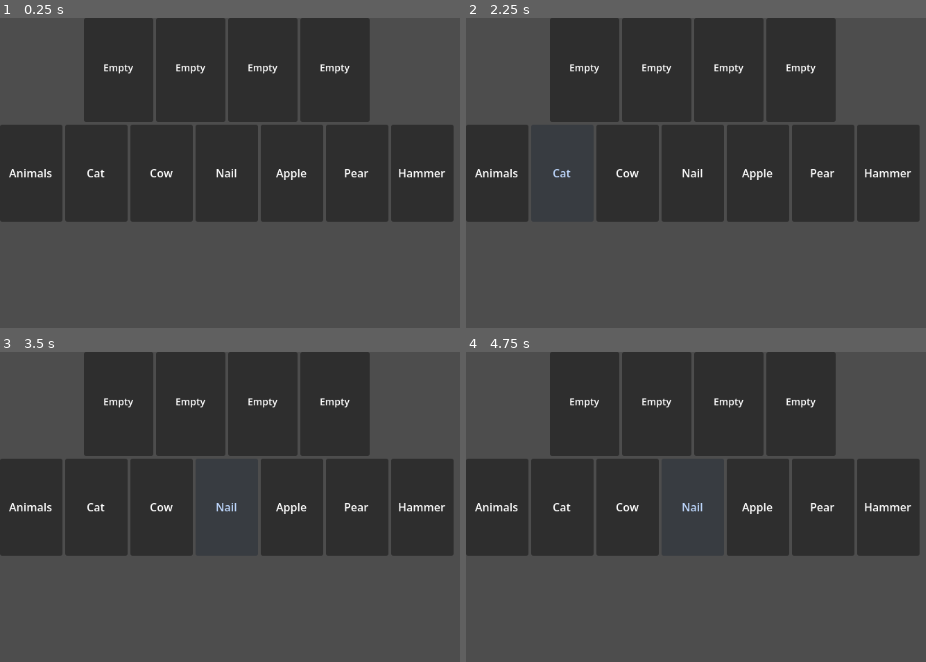
Above: before the commit, frames 1-4 (two rows, left to right).
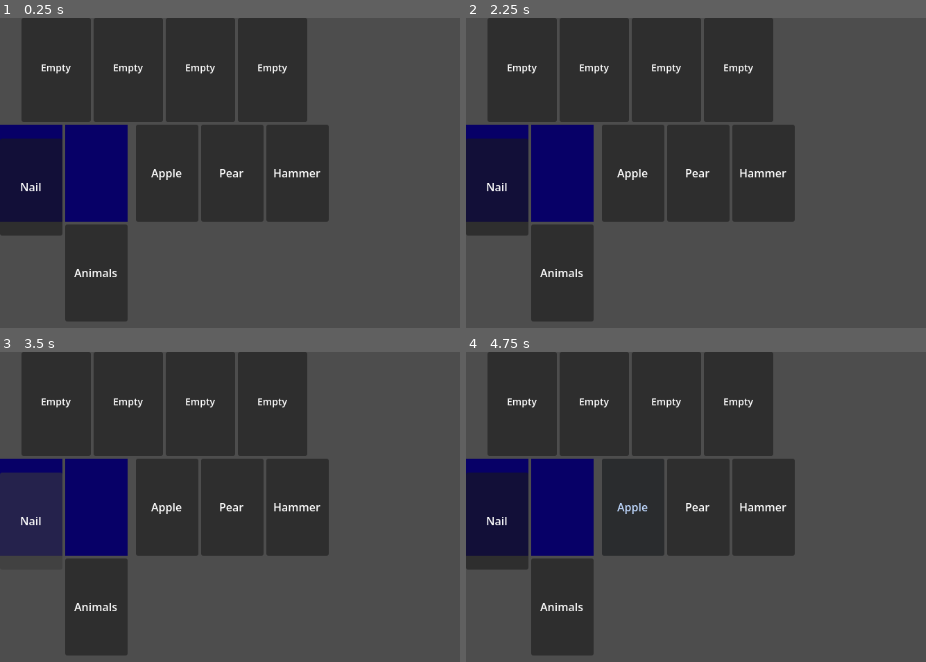
Above: after the commit, the same moments.

Repository: Crevlm/WordSolitaire
Game: Godot game, scene res://scenes/board.tscn
Same seed, same stepped clock (60 frames per second), same inputs: the game is played once before the commit and once after it. The project has no main scene, so this scene is started directly.
Inputs (mouse positions are in pixels of both pictures, inside the frame that each line leads up to):
- Up to frame 1 (0.25 s): no input
- Up to frame 2 (2.25 s): click "Animals" at 0.5 s; click (498, 173) at 1.25 s, where only the run after the commit has a clickable "Dog"; click (562, 173) at 2 s, where only the run before the commit has a clickable "Cat"
- Up to frame 3 (3.5 s): click "Nail" at 2.75 s
- Up to frame 4 (4.75 s): click (627, 507) at 3.5 s, where only the run before the commit has a clickable "Cow"; click "Nail" (after the commit: "Dog") at 4.25 s

The runs differ from the first frame. In frame 1, 33% of the frame differs, in the area x 0-99%, y 0-98%; in frame 2, 33%; in frame 3, 33%; in frame 4, 33%.

Commit message:
Added Card Backs and Began TableauColumn Control

Diff:
--- a/scenes/Card.tscn
+++ b/scenes/Card.tscn
@@ -10,6 +10,15 @@
 word = "Hammer"
 category = "Tools"
 
+[node name="CardBack" type="ColorRect" parent="." unique_id=2012565003]
+layout_mode = 1
+anchors_preset = 15
+anchor_right = 1.0
+anchor_bottom = 1.0
+grow_horizontal = 2
+grow_vertical = 2
+color = Color(0.027988922, 8.4228816e-07, 0.4042915, 1)
+
 [node name="WordLabel" type="Label" parent="." unique_id=1180846392]
 layout_mode = 0
 offset_top = 1.0
--- a/scenes/board.tscn
+++ b/scenes/board.tscn
@@ -39,40 +39,43 @@
 [node name="Tableau" type="HBoxContainer" parent="MainLayout" unique_id=924111302]
 layout_mode = 2
 
-[node name="Column1" type="VBoxContainer" parent="MainLayout/Tableau" unique_id=1486628751]
+[node name="Column1" type="VBoxContainer" parent="MainLayout/Tableau" unique_id=1373387894]
+layout_mode = 2
+theme_override_constants/separation = -120
+
+[node name="Card3" parent="MainLayout/Tableau/Column1" unique_id=1606529656 instance=ExtResource("1_bw3vb")]
+layout_mode = 2
+word = "Cow"
+category = "Animals"
+is_face_down = true
+
+[node name="Card4" parent="MainLayout/Tableau/Column1" unique_id=617339873 instance=ExtResource("1_bw3vb")]
+layout_mode = 2
+word = "Nail"
+
+[node name="Column2" type="VBoxContainer" parent="MainLayout/Tableau" unique_id=1513865066]
 layout_mode = 2
 
-[node name="Card" parent="MainLayout/Tableau/Column1" unique_id=456300549 instance=ExtResource("1_bw3vb")]
+[node name="Card2" parent="MainLayout/Tableau/Column2" unique_id=276978670 instance=ExtResource("1_bw3vb")]
+layout_mode = 2
+word = "Cat"
+category = "Animals"
+is_face_down = true
+
+[node name="Card" parent="MainLayout/Tableau/Column2" unique_id=456300549 instance=ExtResource("1_bw3vb")]
 layout_mode = 2
 word = "Animals"
 category = "Animals"
 is_category_card = true
 required_count = 2
 
-[node name="Column2" type="VBoxContainer" parent="MainLayout/Tableau" unique_id=184273771]
+[node name="Column3" type="VBoxContainer" parent="MainLayout/Tableau" unique_id=93828439]
 layout_mode = 2
 
-[node name="Card" parent="MainLayout/Tableau/Column2" unique_id=276978670 instance=ExtResource("1_bw3vb")]
-layout_mode = 2
-word = "Cat"
-category = "Animals"
-
-[node name="Column3" type="VBoxContainer" parent="MainLayout/Tableau" unique_id=155470765]
+[node name="Column4" type="VBoxContainer" parent="MainLayout/Tableau" unique_id=1026247948]
 layout_mode = 2
 
-[node name="Card" parent="MainLayout/Tableau/Column3" unique_id=1606529656 instance=ExtResource("1_bw3vb")]
-layout_mode = 2
-word = "Cow"
-category = "Animals"
-
-[node name="Column4" type="VBoxContainer" parent="MainLayout/Tableau" unique_id=595550167]
-layout_mode = 2
-
-[node name="Card2" parent="MainLayout/Tableau/Column4" unique_id=617339873 instance=ExtResource("1_bw3vb")]
-layout_mode = 2
-word = "Nail"
-
-[node name="Column5" type="VBoxContainer" parent="MainLayout/Tableau" unique_id=1952225119]
+[node name="Column5" type="VBoxContainer" parent="MainLayout/Tableau" unique_id=1350186016]
 layout_mode = 2
 
 [node name="Card" parent="MainLayout/Tableau/Column5" unique_id=1933959540 instance=ExtResource("1_bw3vb")]
@@ -80,7 +83,7 @@
 word = "Apple"
 category = "Fruit"
 
-[node name="Column6" type="VBoxContainer" parent="MainLayout/Tableau" unique_id=514835604]
+[node name="Column6" type="VBoxContainer" parent="MainLayout/Tableau" unique_id=775079338]
 layout_mode = 2
 
 [node name="Card" parent="MainLayout/Tableau/Column6" unique_id=739165022 instance=ExtResource("1_bw3vb")]
@@ -88,7 +91,7 @@
 word = "Pear"
 category = "Fruit"
 
-[node name="Column7" type="VBoxContainer" parent="MainLayout/Tableau" unique_id=40607983]
+[node name="Column7" type="VBoxContainer" parent="MainLayout/Tableau" unique_id=498421731]
 layout_mode = 2
 
 [node name="Card" parent="MainLayout/Tableau/Column7" unique_id=1603665433 instance=ExtResource("1_bw3vb")]
--- a/scripts/board.gd
+++ b/scripts/board.gd
@@ -29,3 +29,19 @@
 	selected_card = card
 	card.set_selected(true)
 	print("Selected: " + card.word)
+
+func reveal_top_card(column):
+	print("Reveal check on: " + column.name)
+
+	if column.get_child_count() == 0:
+		print("Column empty")
+		return
+
+	var top_card = column.get_child(column.get_child_count() - 1)
+	print("Top card is: " + top_card.word)
+
+	if top_card.is_face_down:
+		print("Revealing: " + top_card.word)
+		top_card.reveal()
+	else:
+		print("Top card already face up")
--- a/scripts/card.gd
+++ b/scripts/card.gd
@@ -6,11 +6,18 @@
 @export var category: String = "Animals"
 @export var is_category_card: bool = false
 @export var required_count: int = 0
+@export var is_face_down: bool = false
+
 
 @onready var word_label = $WordLabel
+@onready var card_back = $CardBack
+
 
 func _ready():
-	word_label.text = word
+	update_visual()
+
+
+
 func _pressed():
 	if is_category_card:
 		print("Category Card: " + word)
@@ -27,6 +34,9 @@
 
 # Prints that the current selected card is being dragged
 func _get_drag_data(position):
+
+	if is_face_down:
+		return null
 	print("Dragging: " + word)
 	return self
 
@@ -56,4 +66,22 @@
 		return
 
 	# Otherwise this is normal tableau movement.
+	var old_column = data.get_parent()
 	data.reparent(get_parent())
+
+	var board = get_tree().current_scene.reveal_top_card(old_column)
+
+
+func update_visual():
+	if is_face_down:
+		card_back.visible = true
+		word_label.visible = false
+	else:
+		card_back.visible = false
+		word_label.visible = true
+		word_label.text = word
+
+
+func reveal():
+	is_face_down = false
+	update_visual()
--- /dev/null
+++ b/scripts/tableau_column.gd
@@ -0,0 +1,14 @@
+extends Control
+
+const CARD_SPACING = 25
+
+func update_layout():
+	var y_offset = 0
+
+	for card in get_children():
+		card.position = Vector2(0, y_offset)
+
+		if card.is_face_down:
+			y_offset +=15
+		else:
+			y_offset += CARD_SPACING
--- /dev/null
+++ b/tableau_column.tscn
@@ -0,0 +1,11 @@
+[gd_scene format=3 uid="uid://2wdy3sqw1ca3"]
+
+[ext_resource type="Script" uid="uid://0ll7gauaa1vr" path="res://scripts/tableau_column.gd" id="1_6ljt5"]
+
+[node name="TableauColumn" type="Control" unique_id=1856529956]
+custom_minimum_size = Vector2(90, 300)
+layout_mode = 3
+anchors_preset = 0
+offset_right = 40.0
+offset_bottom = 40.0
+script = ExtResource("1_6ljt5")
Not shown, added: scripts/tableau_column.gd.uid
